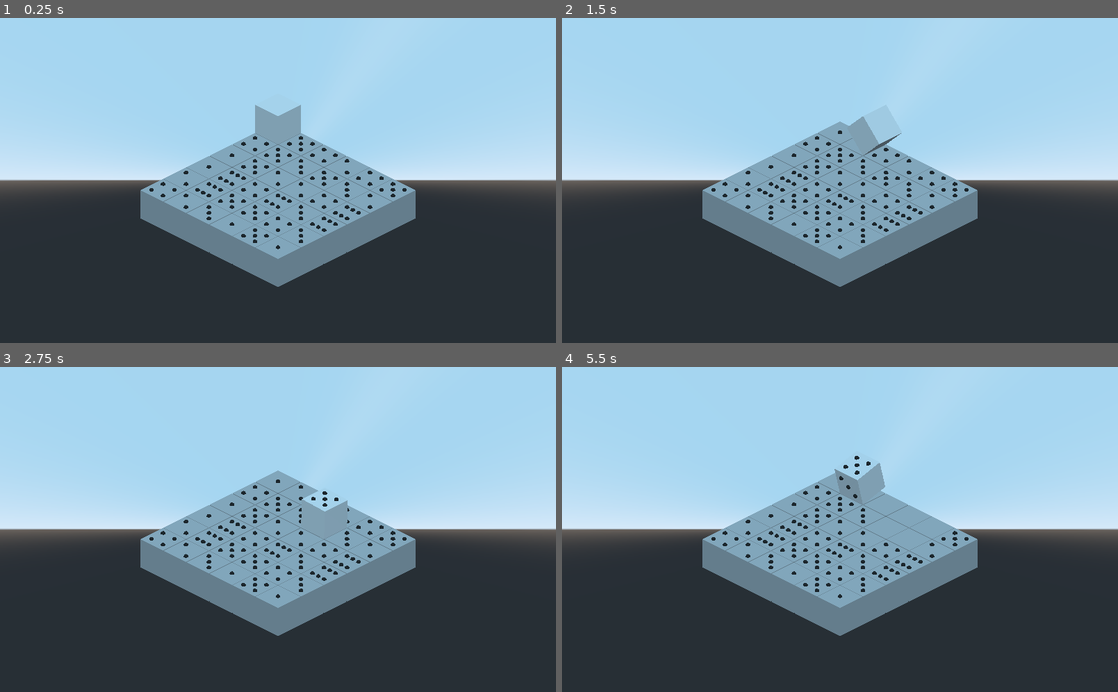
Above: before the commit, frames 1-4 (two rows, left to right).
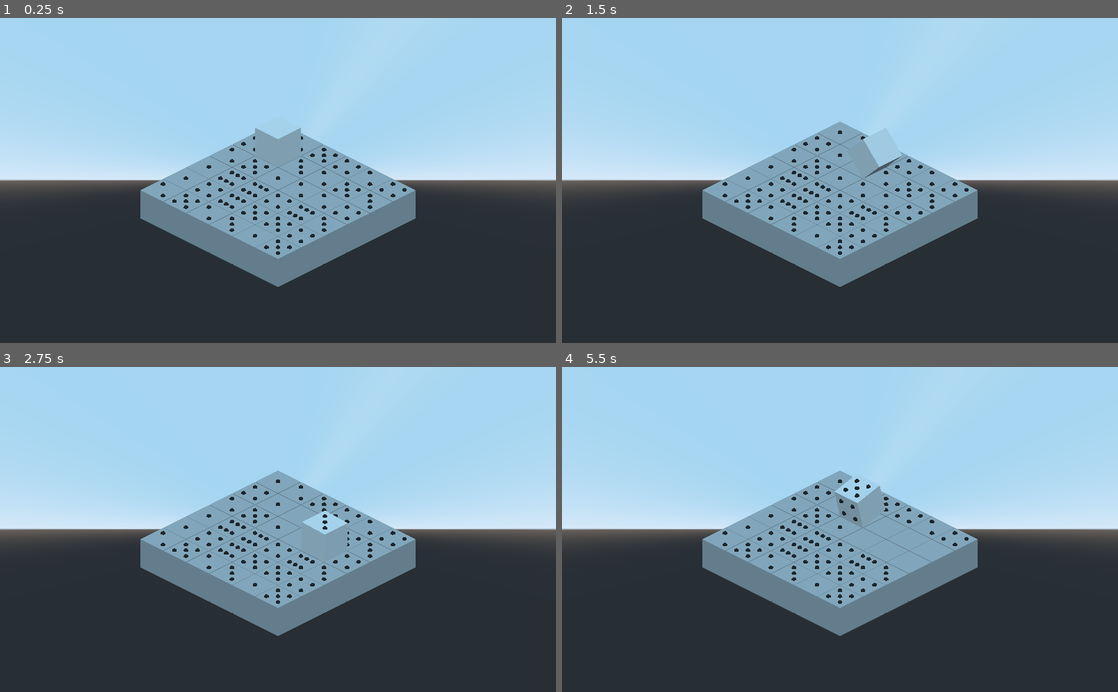
Above: after the commit, the same moments.

Repository: suaveware/gmtk-jam-2022
Game: Godot game, scene res://Main.tscn
The game is run twice, just before and just after one commit, with the same random seed, the same clock (stepped at 60 frames per second) and the same inputs.
Inputs:
- Up to frame 1 (0.25 s): no input
- Up to frame 2 (1.5 s): tap Enter at 0.5 s; hold D (roll_right) 0.53-1.28 s; hold S (roll_down) from 1.28 s (still down)
- Up to frame 3 (2.75 s): release S (roll_down) at 2.03 s; hold D (roll_right) from 2.03 s (still down)
- Up to frame 4 (5.5 s): release D (roll_right) at 2.78 s; hold W (roll_up) 2.78-3.53 s; hold A (roll_left) 3.53-5.03 s; hold S (roll_down) from 5.03 s (still down)

The runs differ from the first frame. In frame 1, 1.2% of the frame differs, in the area x 26-72%, y 26-73%; in frame 2, 1.0%; in frame 3, 1.1%; in frame 4, 1.5%, in the area x 26-72%, y 27-73%.

Commit message:
loading levels complete

Diff:
--- a/src/classes/Grid.gd
+++ b/src/classes/Grid.gd
@@ -10,6 +10,7 @@
 var tile = preload("res://src/Tile/Tile.tscn")
 
 onready var player_mesh := $"../Player/Pivot/Rotator/Mesh"
+onready var player = $"../Player"
 
 func _init() -> void:
 	for i in range(0, width):
@@ -24,10 +25,14 @@
 	if(level):
 		for tile in level.Tiles:
 			instantiate_tile(tile.x, tile.y, tile.z)
-			pass
+		player_grid_position = level.StartPosition
+		player.translation = Vector3(level.StartPosition.x* tile_size,1,level.StartPosition.y* tile_size)
 	for i in range(0, width):
 		for j in range(0, height):
-			instantiate_tile(i, j, rand_range(1,7))
+			if(!positions[Vector2(i, j)]):
+				instantiate_tile(i, j, rand_range(1,7))
+			else:
+				print('already tile at ',i,j)
 
 func instantiate_tile(x: int, y: int, value: int):
 	var new_tile = tile.instance()
